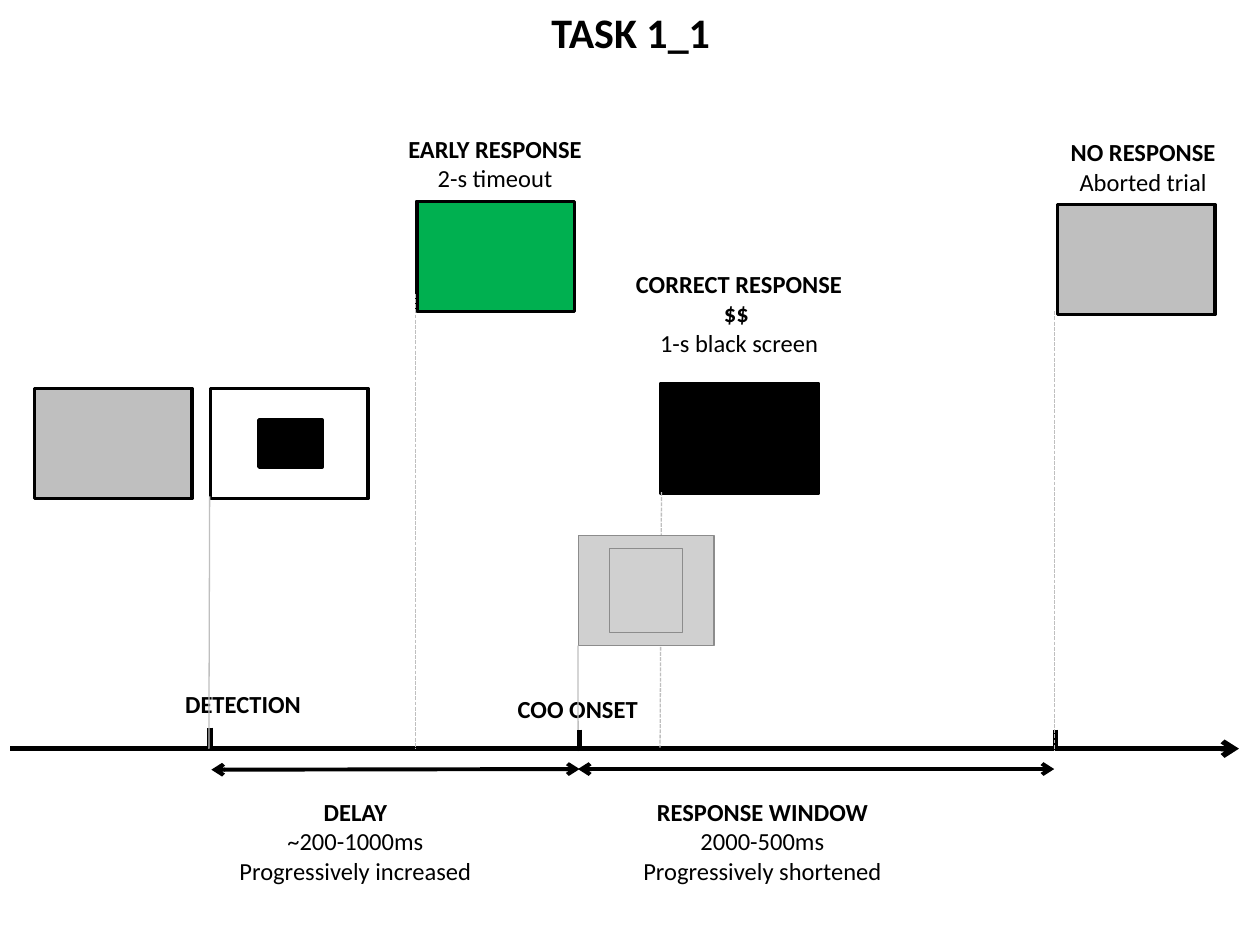
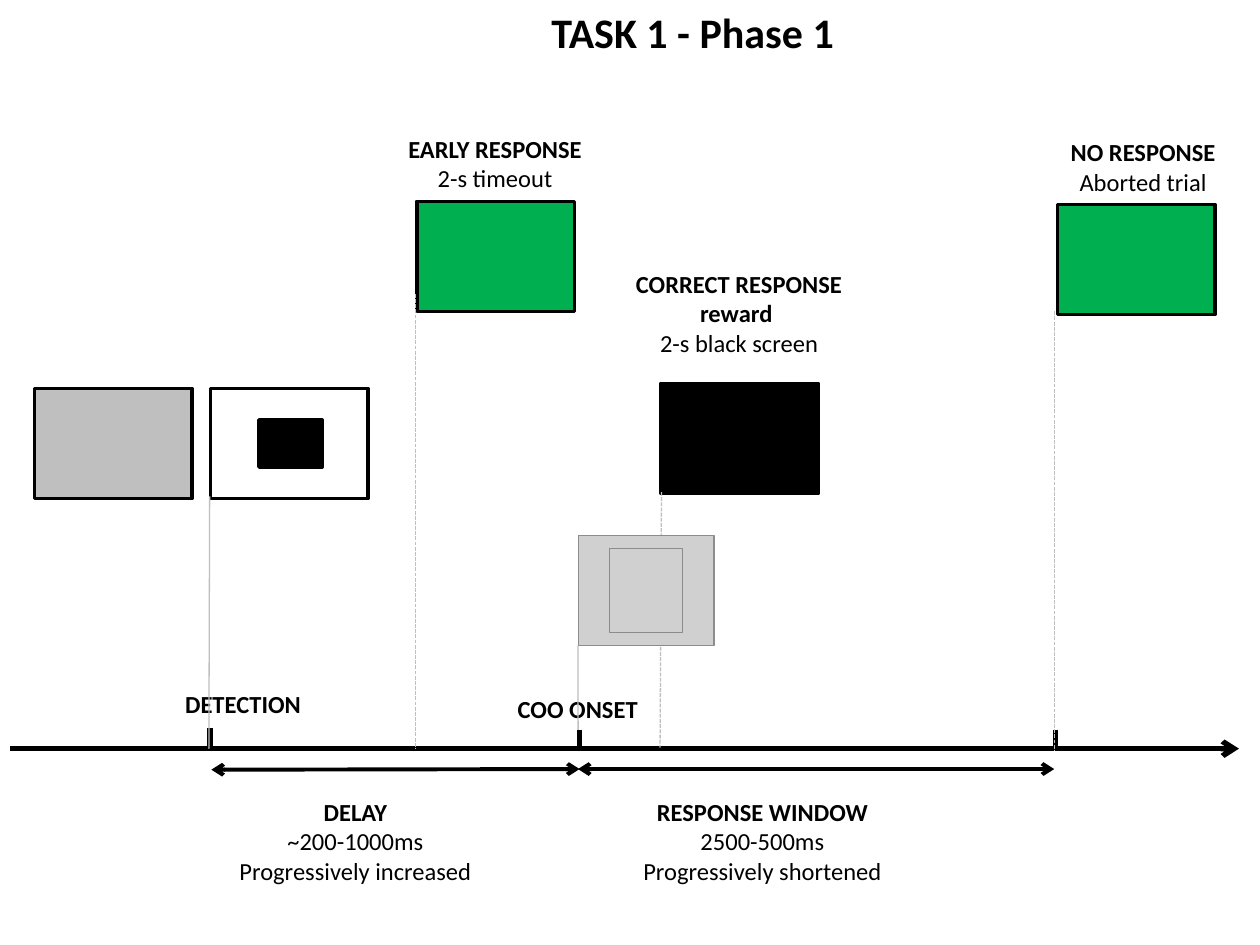
Before and after one commit to pascalbelin/OMM, a slide deck: slide 2 of OMM-Task1.pptx. Drawn at 1260x945 pixels with LibreOffice and Linux fonts; fonts in the diff are those of the drawing; grey boxes stand for pictures. Boxes give left, top, right and bottom in pixels: in the first picture for what was removed or moved away, otherwise in the second. Text is boxed around its words. In the diff, an @@ line names an element or a change of style, - is before the commit and + after.

```diff
--- a/OMM-Task1.pptx
+++ b/OMM-Task1.pptx
@@ text at (551,18,834,49): text changed @@
-TASK 1_1
+TASK 1 - Phase 1
@@ rectangle at (1057,204,1215,314): fill #BFBFBF to #00B050 @@
@@ text at (660,304,817,353): text changed @@
-$$
-1-s black screen
+reward
+2-s black screen
@@ text at (700,834,824,850): text changed @@
-2000-500ms
+2500-500ms
```
Also in this commit, not shown: 1 other slide changed, 1 slide added, 3 slides removed, 8 other files.
